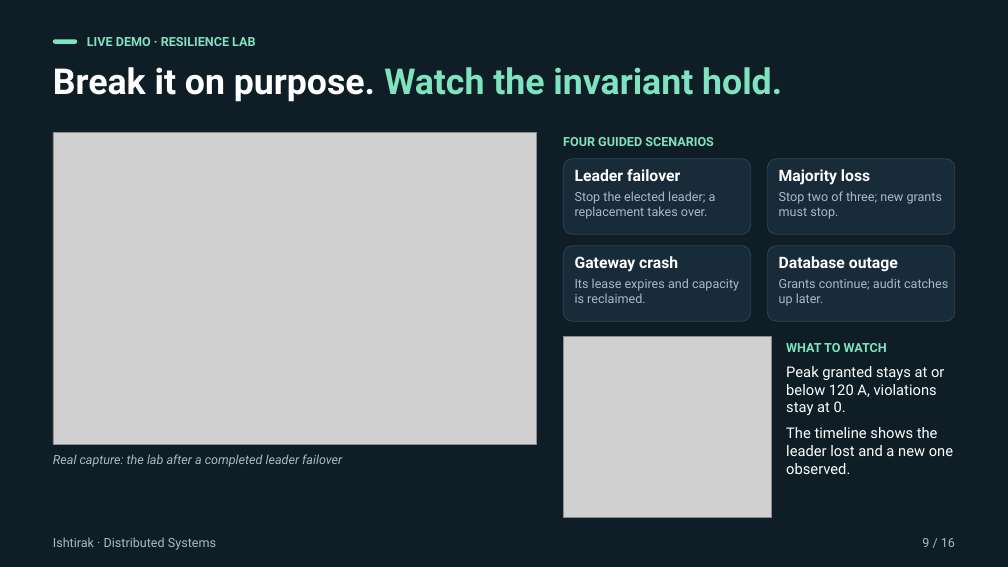
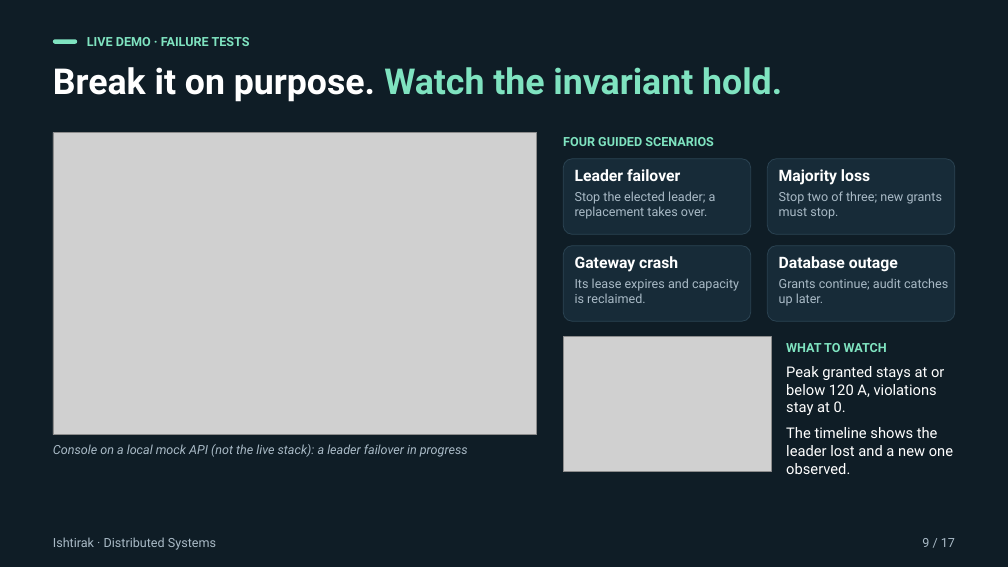
Before and after one commit to Roy-r2004/Ishtirak, a slide deck: slide 9 of docs/Ishtirak_Presentation.pptx. Drawn at 1008x567 pixels with LibreOffice and Linux fonts; fonts in the diff are those of the drawing; grey boxes stand for pictures. Boxes give left, top, right and bottom in pixels: in the first picture for what was removed or moved away, otherwise in the second. Text is boxed around its words. In the diff, an @@ line names an element or a change of style, - is before the commit and + after.

```diff
--- a/docs/Ishtirak_Presentation.pptx
+++ b/docs/Ishtirak_Presentation.pptx
@@ text at [87,37,250,46]: text changed @@
-LIVE DEMO · RESILIENCE LAB
+LIVE DEMO · FAILURE TESTS
@@ picture: place and size @@
-picture at [53,132,537,445]
+picture at [53,132,537,435]
@@ picture: place and size @@
-picture at [563,337,771,517]
+picture at [563,337,771,472]
@@ text at [53,444,468,457]: text changed @@
-Real capture: the lab after a completed leader failover
+Console on a local mock API (not the live stack): a leader failover in progress
@@ text at [922,538,955,547]: text changed @@
-9 / 16
+9 / 17
```
Also in this commit, not shown: 14 other slides changed, 1 slide added, 2 other files.
